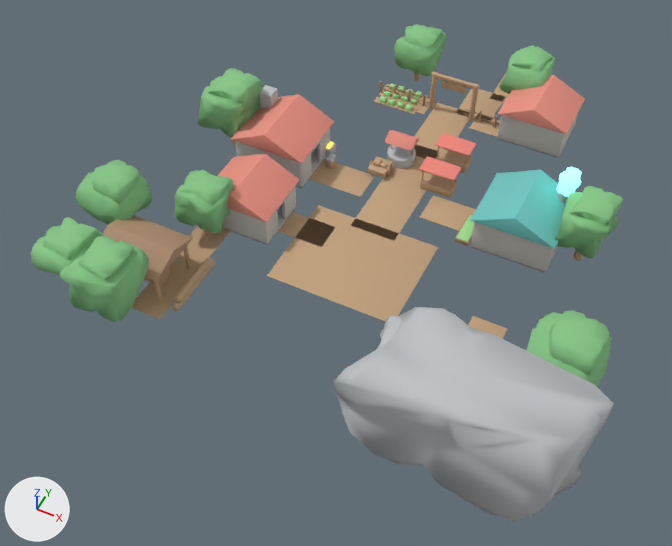
Renders of the glTF model Assets/Models/village_map.glb from each side of a commit.
Rendered twice from a camera (50 mm lens) standing at (21.4, -75.5, 55.3) and looking at (-1.2, -30.3, -1.2). The lights are fixed; the arrows at lower left show +X, +Y and +Z. The picture after the commit comes second. Where no turn or scale is listed for an object, it has been applied to the vertices. Vertices at exactly the same position are counted once.

Names of what the first picture shows: 'Lumber_Shed_Roof', 'Mine_Cliff_Main', 'Path_Market_Square', 'Path_To_Lumber', 'Path_Village_Main_Avenue', 'Roof_Alchemist', 'Roof_Chef', 'Roof_House', 'Roof_Smith', 'Tree_Alchemist_Back_Foliage1', 'Tree_Alchemist_Back_Foliage2', 'Tree_Alchemist_Back_Trunk', 'Tree_House_South_Foliage1', 'Tree_House_South_Foliage2', 'Tree_House_South_Trunk', 'Tree_Lumber_3_Foliage1', 'Tree_Mine_East_Foliage2', 'Tree_Smith_Back_Foliage1', 'Tree_Smith_Back_Foliage2', 'Wall_South_Alchemist' and 68 more.
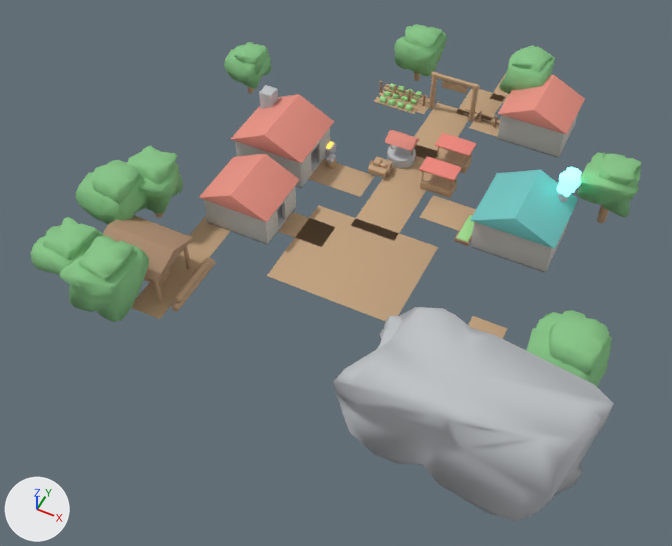
Location of each change, (x1, y1, x2, y2) in pixels of the pictures (672 x 546 px):
'Tree_Alchemist_Back_Foliage1', reshaped, moved: before (555, 192, 621, 258); after (576, 152, 641, 217)
'Tree_House_South_Foliage1', reshaped, moved: before (175, 170, 234, 233); after (126, 152, 183, 214)
'Tree_Smith_Back_Foliage1', reshaped, moved: before (197, 76, 261, 137); after (224, 45, 271, 89)
'Tree_Alchemist_Back_Foliage2', moved: before (570, 186, 624, 226); after (599, 153, 642, 185)
'Tree_House_South_Foliage2', moved, rescaled: before (182, 170, 230, 206); after (128, 146, 178, 184)
'Tree_Smith_Back_Foliage2', moved, rescaled (38% narrower, 33% shorter): before (208, 68, 263, 116); after (234, 42, 268, 74)
'Tree_Alchemist_Back_Trunk', moved: before (573, 250, 583, 261); after (597, 204, 609, 223)
'Tree_House_South_Trunk', moved: before (205, 230, 214, 236); after (154, 212, 163, 217)

The change, as a list of edits to the scene's bpy script:
```text
Change me_tree_alchemist_back_foliage1_mesh:
    used by ob_tree_alchemist_back_foliage1; location = (16.0, -21.0, 4.03)
    remove me_tree_alchemist_back_foliage1_mesh.from_pydata(...)  # 96 vertices, 188 faces; spans x -2.31..2.1, y -2.29..2.3, z -1.71..1.62
    add me_tree_alchemist_back_foliage1_mesh.from_pydata(...)  # 96 vertices, 188 faces; spans x -2.36..2.16, y -2.25..2.1, z -1.63..1.64
    me_tree_alchemist_back_foliage1_mesh part 1: 96 of 96 vertices moved; they spanned x -2.31..2.1, y -2.29..2.3, z -1.71..1.62 and now span x -2.36..2.16, y -2.25..2.1, z -1.63..1.64; mean shift (0.05, 0.01, 0.04)
Change me_tree_house_south_foliage1_mesh:
    used by ob_tree_house_south_foliage1; location = (-12.0, -32.0, 3.72)
    remove me_tree_house_south_foliage1_mesh.from_pydata(...)  # 96 vertices, 188 faces; spans x -2.17..2.17, y -1.98..2.17, z -1.53..1.56
    add me_tree_house_south_foliage1_mesh.from_pydata(...)  # 96 vertices, 188 faces; spans x -2.36..2.39, y -2.35..2.38, z -1.73..1.44
    me_tree_house_south_foliage1_mesh part 2: 96 of 96 vertices moved; they spanned x -2.17..2.17, y -1.98..2.17, z -1.53..1.56 and now span x -2.36..2.39, y -2.35..2.38, z -1.73..1.44; mean shift (0.09, -0.26, -0.06)
Change me_tree_smith_back_foliage1_mesh:
    used by ob_tree_smith_back_foliage1; location = (-16.0, -21.0, 4.34)
    remove me_tree_smith_back_foliage1_mesh.from_pydata(...)  # 96 vertices, 188 faces; spans x -2.49..2.27, y -2.47..2.48, z -1.84..1.74
    add me_tree_smith_back_foliage1_mesh.from_pydata(...)  # 96 vertices, 188 faces; spans x -1.8..1.78, y -1.76..1.74, z -1.3..1.16
    me_tree_smith_back_foliage1_mesh part 3: 96 of 96 vertices moved; they spanned x -2.49..2.27, y -2.47..2.48, z -1.84..1.74 and now span x -1.8..1.78, y -1.76..1.74, z -1.3..1.16; mean shift (0.08, -0.01, 0.02)
Change ob_tree_alchemist_back_foliage1:
    ob_tree_alchemist_back_foliage1.location: (16.0, -21.0, 4.03) -> (16.5, -16.0, 4.03)
Change ob_tree_alchemist_back_foliage2:
    ob_tree_alchemist_back_foliage2.location: (16.23, -20.81, 5.14) -> (16.73, -15.81, 5.14)
Change ob_tree_alchemist_back_trunk:
    ob_tree_alchemist_back_trunk.location: (16.0, -21.0, 1.82) -> (16.5, -16.0, 1.82)
Change ob_tree_house_south_foliage1:
    ob_tree_house_south_foliage1.location: (-12.0, -32.0, 3.72) -> (-17.0, -32.0, 4.03)
Change ob_tree_house_south_foliage2:
    ob_tree_house_south_foliage2.location: (-11.78, -31.82, 4.74) -> (-16.77, -31.8, 5.13)
    ob_tree_house_south_foliage2.scale: (2.52, 2.52, 1.76) -> (2.73, 2.73, 1.91)
Change ob_tree_house_south_trunk:
    ob_tree_house_south_trunk.location: (-12.0, -32.0, 1.68) -> (-17.0, -32.0, 1.82)
Change ob_tree_smith_back_foliage1:
    ob_tree_smith_back_foliage1.location: (-16.0, -21.0, 4.34) -> (-18.5, -14.0, 3.1)
Change ob_tree_smith_back_foliage2:
    ob_tree_smith_back_foliage2.location: (-15.75, -20.79, 5.53) -> (-18.32, -13.85, 3.95)
    ob_tree_smith_back_foliage2.scale: (2.94, 2.94, 2.06) -> (2.1, 2.1, 1.47)
```
